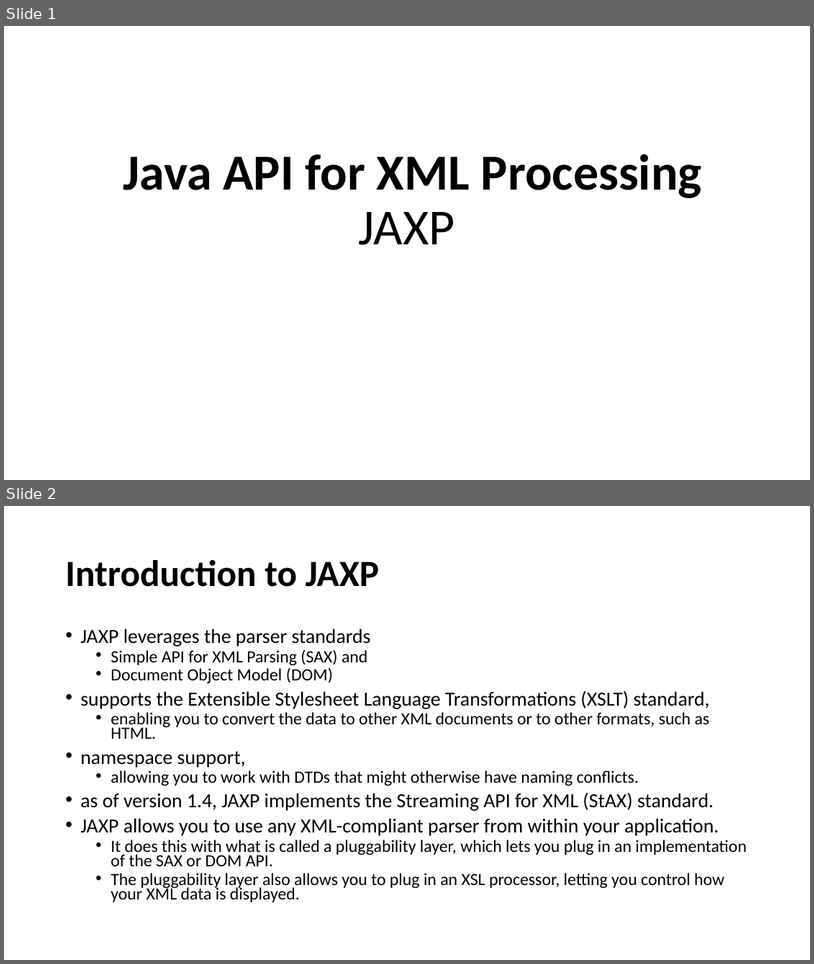
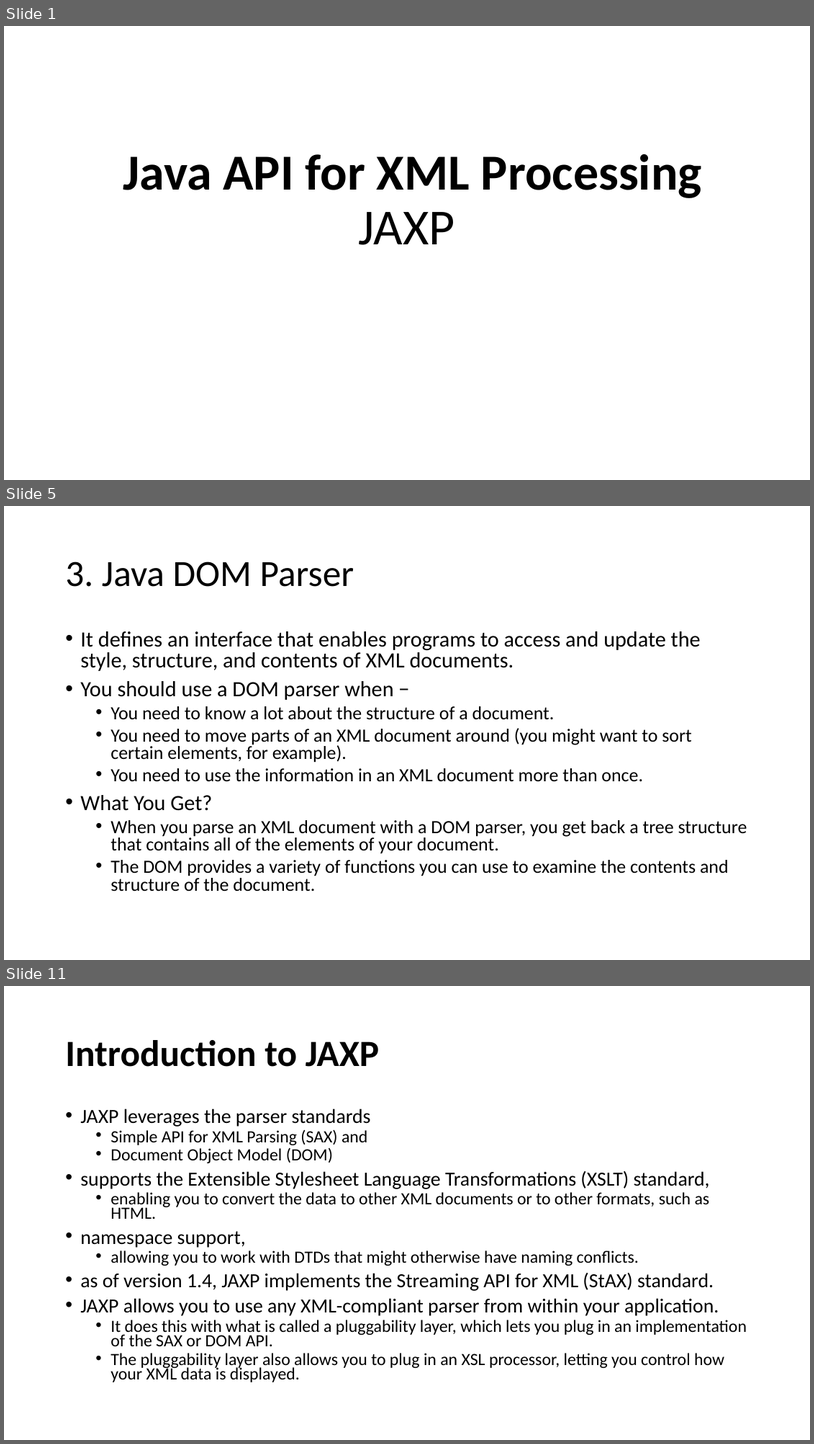
Before and after one commit to lawren43/mytest-repo, a slide deck: java-xml-tutorial/doc/20190608-JAXP-v2.pptx. Shown one above the other, each under a label of ours: slides 1 and 2 before the commit, slides 1, 5 and 11 after it; the slides between them are not shown. The pictures are 814x964 and 814x1444 pixels, drawn with LibreOffice and Linux fonts; fonts in the diff are those of the drawing. Boxes give left, top, right and bottom in pixels: in the first picture for what was removed or moved away, otherwise in the second. Text is boxed around its words. In the diff, an @@ line names an element or a change of style, - is before the commit and + after.

```diff
--- a/java-xml-tutorial/doc/20190608-JAXP-v2.pptx
+++ b/java-xml-tutorial/doc/20190608-JAXP-v2.pptx
@@ slide 5 added at bbox=[4, 506, 810, 960], background #FFFFFF @@
@@ title added at bbox=[65, 561, 354, 587], 44 pt, text #000000 @@
+3. Java DOM Parser
@@ text added at bbox=[80, 631, 748, 891], 22.2 pt, text #000000 @@
+• It defines an interface that enables programs to access and update the style, structure, and contents of XML documents.
+• You should use a DOM parser when −
+  • You need to know a lot about the structure of a document.
+  • You need to move parts of an XML document around (you might want to sort certain elements, for example).
+  • You need to use the information in an XML document more than once.
+• What You Get?
+  • When you parse an XML document with a DOM parser, you get back a tree structure that contains all of the elements of your document.
+  • The DOM provides a variety of functions you can use to examine the contents and structure of the document.
@@ what was slide 2 is now slide 11 @@
```
Also in this commit, not shown: 1 slide changed, 8 other slides added, 3 other files.
